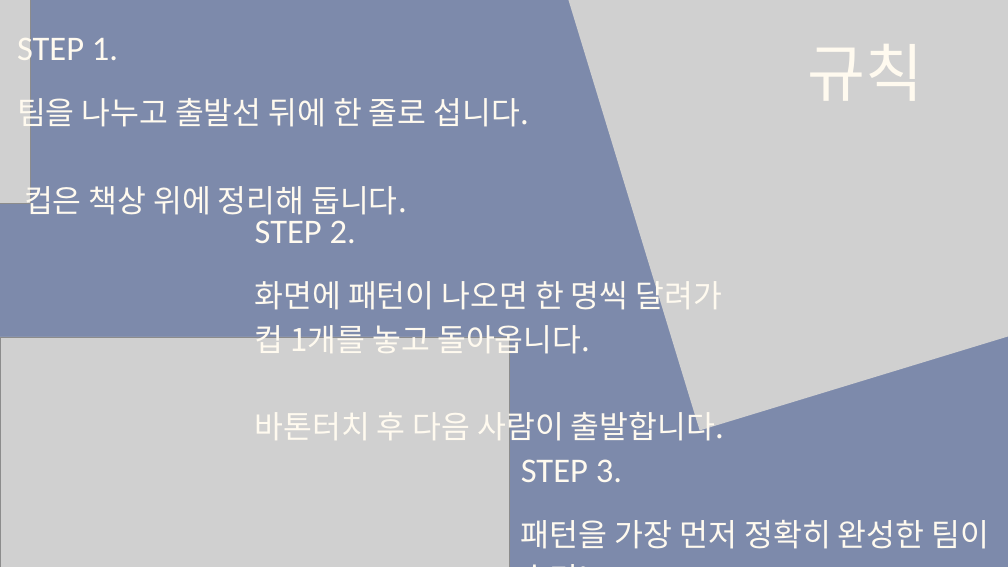
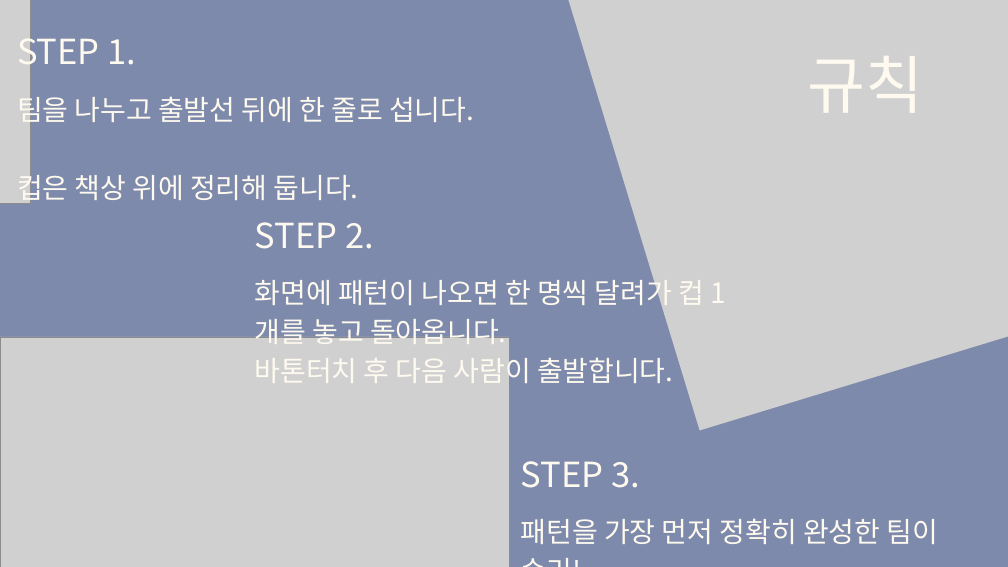
Before and after one commit to tkdgns25300/sunday_play, a slide deck: slide 2 of public/downloads/games/cup-speed-stacking/rules.pptx. Drawn at 1008x567 pixels with LibreOffice and Linux fonts; fonts in the diff are those of the drawing; grey boxes stand for pictures. Boxes give left, top, right and bottom in pixels: in the first picture for what was removed or moved away, otherwise in the second. Text is boxed around its words. In the diff, an @@ line names an element or a change of style, - is before the commit and + after.

```diff
--- a/public/downloads/games/cup-speed-stacking/rules.pptx
+++ b/public/downloads/games/cup-speed-stacking/rules.pptx
@@ font Calibri to Noto Sans CJK KR in 4 elements at [521, 461, 640, 488], [17, 30, 136, 74], [255, 222, 374, 249], [808, 56, 924, 113] @@
@@ text "규칙": place and size @@
-text "규칙" at [808, 44, 924, 101]
+text "규칙" at [808, 56, 924, 113]
@@ text "팀을 나누고 출발선 뒤에 한 ..." at [17, 92, 474, 203]: size 44.8 to 40 pt; line spacing 62.7pt to 56pt @@
@@ text "화면에 패턴이 나오면 한 명씩 ..." at [255, 275, 704, 389]: size 44.8 to 40 pt; line spacing 62.8pt to 56pt @@
@@ text "패턴을 가장 먼저 정확히 완성한 ..." at [521, 518, 938, 544]: size 44.9 to 40 pt; line spacing 62.8pt to 56pt @@
```
Also in this commit, not shown: 4 other slides changed, 3 other files.
